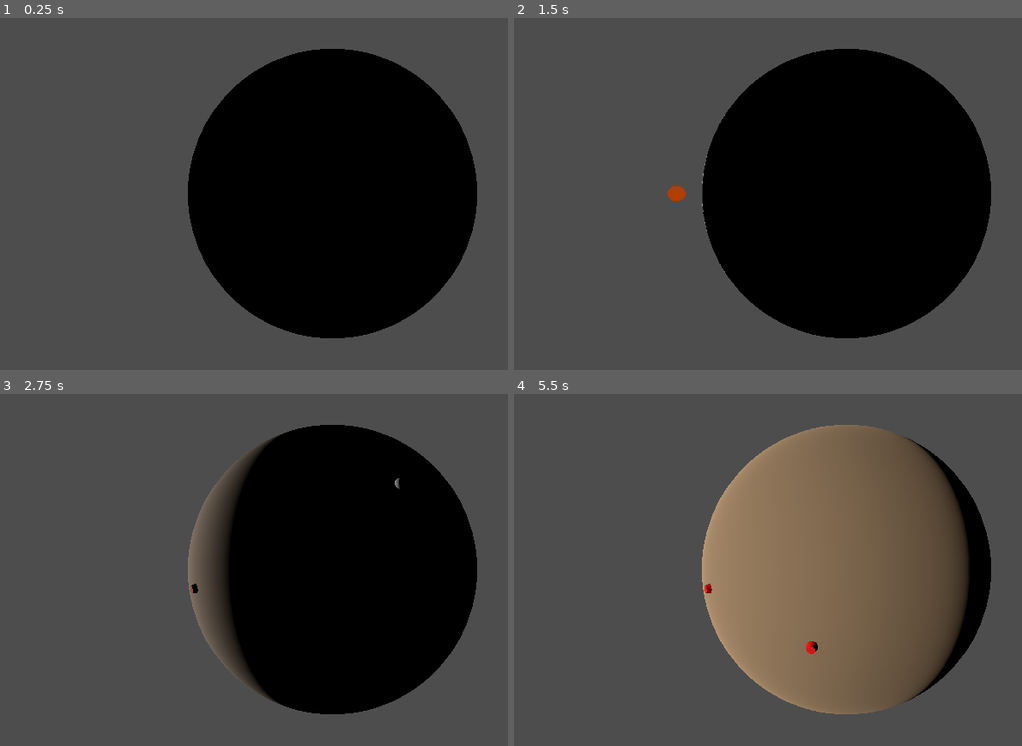
Above: before the commit, frames 1-4 (two rows, left to right).
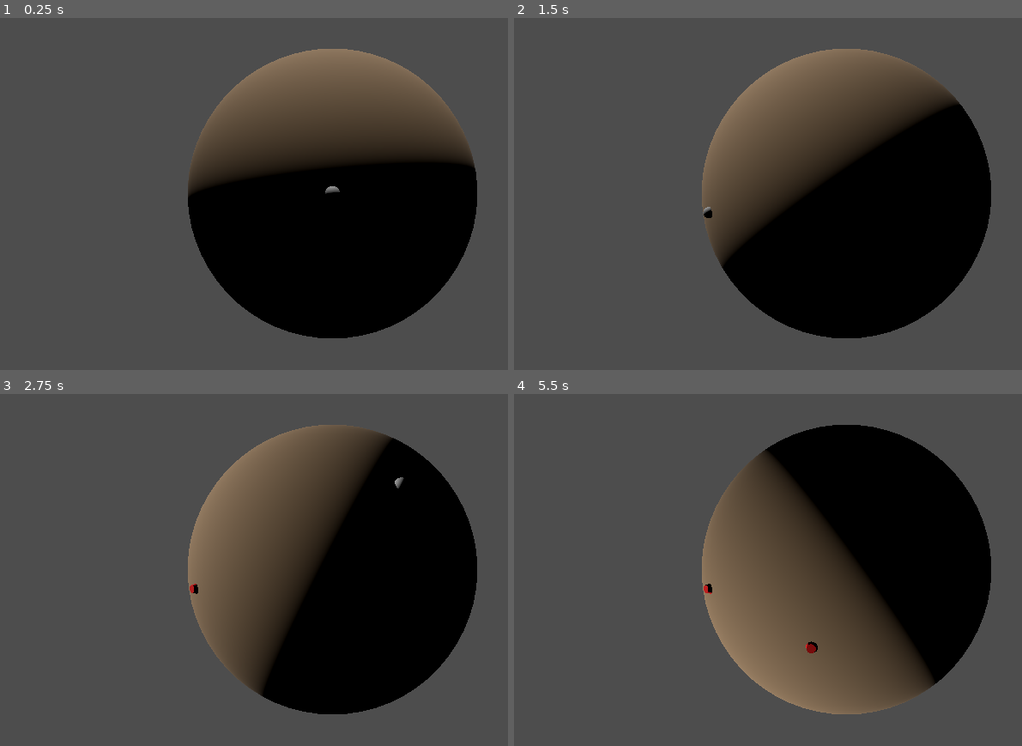
Above: after the commit, the same moments.

Repository: ShadowCurse/gmtk_2024
Game: Godot game, scene res://solar_system.tscn
Same seed, same stepped clock (60 frames per second), same inputs: the game is played once before the commit and once after it.
Inputs (mouse positions are in pixels of both pictures, inside the frame that each line leads up to):
- Up to frame 1 (0.25 s): no input
- Up to frame 2 (1.5 s): tap Enter (ui_accept) at 0.5, 0.77 s; move the mouse to (996, 172) at 0.52 s; click (996, 172) at 0.67 s; move the mouse to (707, 211) at 1.27 s; click (707, 211) at 1.42 s
- Up to frame 3 (2.75 s): tap Enter (ui_accept) at 1.52 s; move the mouse to (401, 485) at 2.02 s; click (401, 485) at 2.17 s
- Up to frame 4 (5.5 s): move the mouse to (813, 647) at 2.77 s; click (813, 647) at 2.92 s; tap Enter (ui_accept) at 3.02, 3.77, 4.52 s; move the mouse to (outside the picture) at 3.52 s; click (outside the picture) at 3.67 s; move the mouse to (641, 510) at 4.27 s; click (641, 510) at 4.42 s; move the mouse to (879, 570) at 5.02 s; click (879, 570) at 5.17 s

The runs differ from the first frame. In frame 1, 14% of the frame differs, in the area x 36-94%, y 8-91%; in frame 2, 15%; in frame 3, 15%; in frame 4, 30%.

Commit message:
camera smoothing + zoom in/out

Diff:
--- a/planet.gd
+++ b/planet.gd
@@ -2,14 +2,23 @@
 class_name Planet
 
 @export var resource_point_scene: PackedScene
+@export var axis_rotation_speed: float = 0.1
+@export var camera_speed: float = 0.005
+@export var camera_follow_speed: float = 40.0
+@export var camera_zoom_speed: float = 0.5
+@export var camera_distance: float = 10.0
+@export var camera_max_distance: float = 50.0
+@export var camera_min_distance: float = 6.0
 
 @onready var planet_mesh: MeshInstance3D = $planet_mesh
 @onready var camera_3d: Camera3D = $Camera3D
 @onready var debug_cursor = $debug_cursor
 
 var planet_radius: float = 0.5
-var axis_rotation_speed: float = 0.1
 var mouse_input: Vector2
+
+var camera_theta: float = 0.0
+var camera_phi: float = 0.0
 
 # Called when the node enters the scene tree for the first time.
 func _ready():
@@ -21,24 +30,19 @@
 	self.rotate_y(axis_rotation_speed * delta)
 
 	# update camera
-	var to_camera = camera_3d.position - planet_mesh.position
-	var r = to_camera.length()
-	var theta = acos(to_camera.y / r)
-	var phi = sign(to_camera.x) * acos(to_camera.z / sqrt(to_camera.z * to_camera.z + to_camera.x * to_camera.x))
-	phi += mouse_input.x * 0.01
-	theta += mouse_input.y * 0.01
+	camera_phi -= mouse_input.x * camera_speed
+	camera_theta -= mouse_input.y * camera_speed
 	# clamp Y rotation
-	if theta < 0.1:
-		theta = 0.1
-	if theta > PI - 0.1:
-		theta = PI - 0.1
-	var new_z = r * sin(theta) * cos(phi)
-	var new_x = r * sin(theta) * sin(phi)
-	var new_y = r * cos(theta)
+	if camera_theta < 0.1:
+		camera_theta = 0.1
+	if camera_theta > PI - 0.1:
+		camera_theta = PI - 0.1
+	var new_z = camera_distance * sin(camera_theta) * cos(camera_phi)
+	var new_x = camera_distance * sin(camera_theta) * sin(camera_phi)
+	var new_y = camera_distance * cos(camera_theta)
 	var new_position = Vector3(new_x, new_y, new_z)
-	camera_3d.position = new_position
+	camera_3d.position = new_position + (camera_3d.position - new_position) * exp(-camera_follow_speed * delta)
 	camera_3d.look_at(planet_mesh.global_position)
-
 	mouse_input = Vector2.ZERO
 
 	var mouse_pos = camera_3d.get_viewport().get_mouse_position()
@@ -69,6 +73,15 @@
 			self.add_child(resource_point)
 
 func _unhandled_input(event)-> void:
+	if Input.is_mouse_button_pressed(MOUSE_BUTTON_WHEEL_UP):
+		camera_distance -= 0.5
+		if camera_distance < camera_min_distance:
+			camera_distance = camera_min_distance
+	if Input.is_mouse_button_pressed(MOUSE_BUTTON_WHEEL_DOWN):
+		camera_distance += 0.5
+		if camera_max_distance < camera_distance:
+			camera_distance = camera_max_distance
+
 	if Input.is_mouse_button_pressed(MOUSE_BUTTON_MIDDLE):
 		if event is InputEventMouseMotion:
 			var viewport_transform: Transform2D = get_tree().root.get_final_transform()
